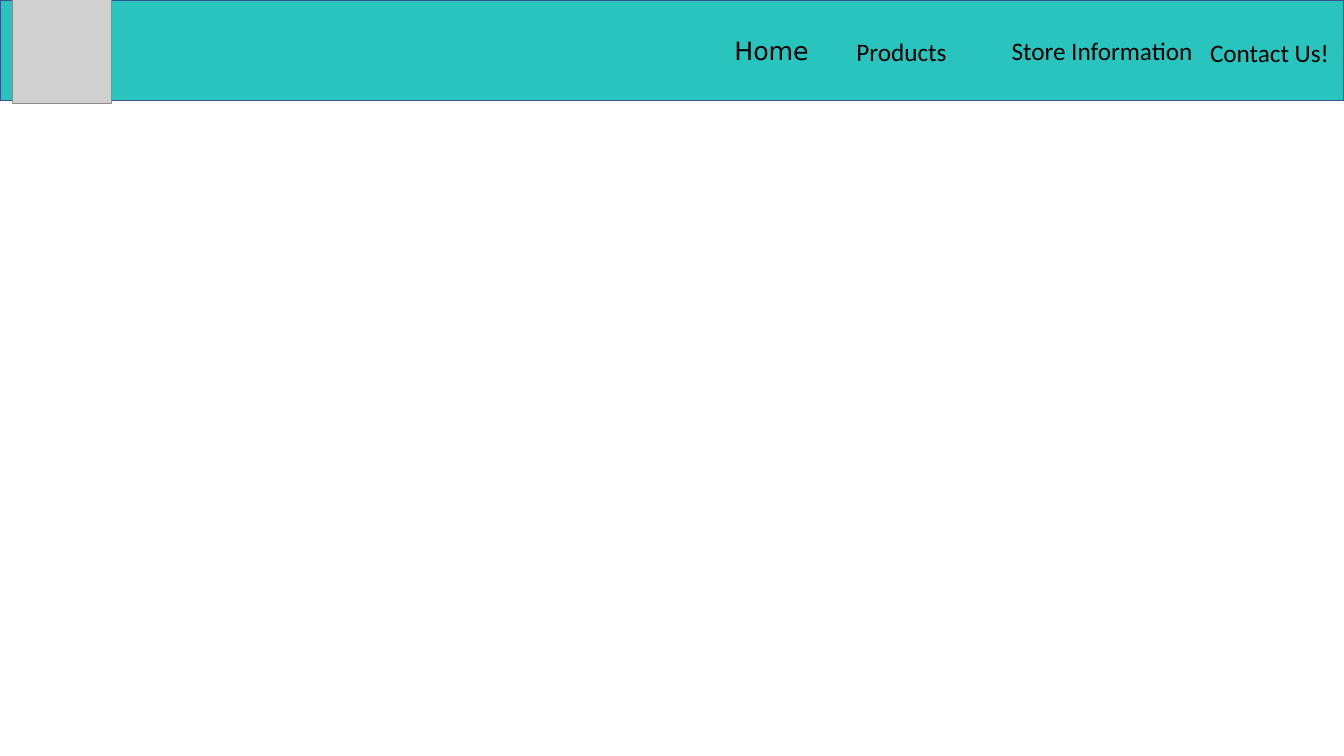
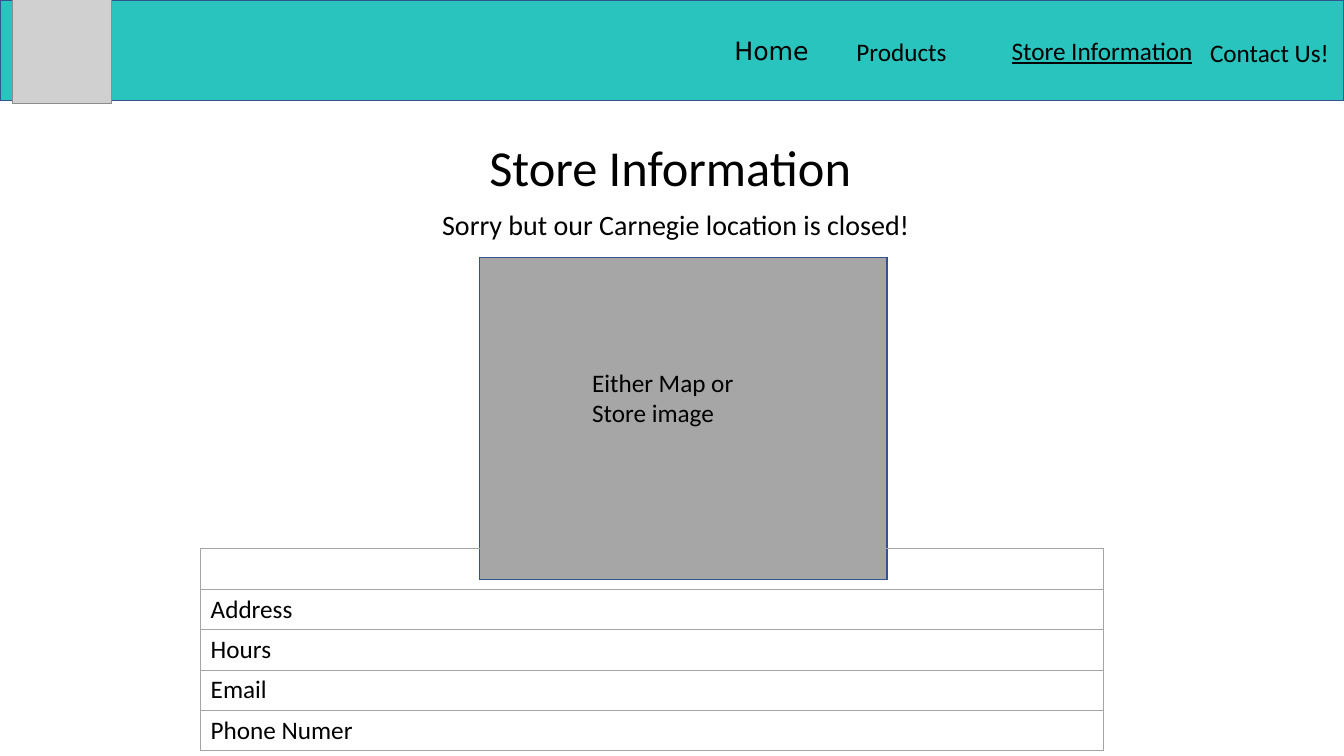
Before and after one commit to saramissak/67250-Web-Development-Project, a slide deck: slide 4 of Documents/High fidelity wireframe.pptx. Drawn at 1344x756 pixels with LibreOffice and Linux fonts; fonts in the diff are those of the drawing; grey boxes stand for pictures. Boxes give left, top, right and bottom in pixels: in the first picture for what was removed or moved away, otherwise in the second. Text is boxed around its words. In the diff, an @@ line names an element or a change of style, - is before the commit and + after.

```diff
--- a/Documents/High fidelity wireframe.pptx
+++ b/Documents/High fidelity wireframe.pptx
@@ text "Store Information" at (1012, 42, 1192, 64): underline on @@
@@ text added at (489, 151, 851, 187), 36 pt, text #000000 @@
+Store Information
@@ text added at (442, 215, 909, 240), 20 pt, text #000000 @@
+Sorry but our Carnegie location is closed!
@@ rectangle added at (480, 258, 888, 580), fill #A6A6A6, outline #325491 1 pt @@
@@ text added at (592, 374, 733, 427), 18 pt, text #000000 @@
+Either Map or Store image
@@ table added at (201, 548, 1102, 750), 5 rows, 3 columns @@
+ |  | 
+Address |  | 
+Hours |  | 
+Email |  | 
+Phone Numer |  | 
```
Also in this commit, not shown: 3 other slides changed, 7 slides added, 16 other files.
